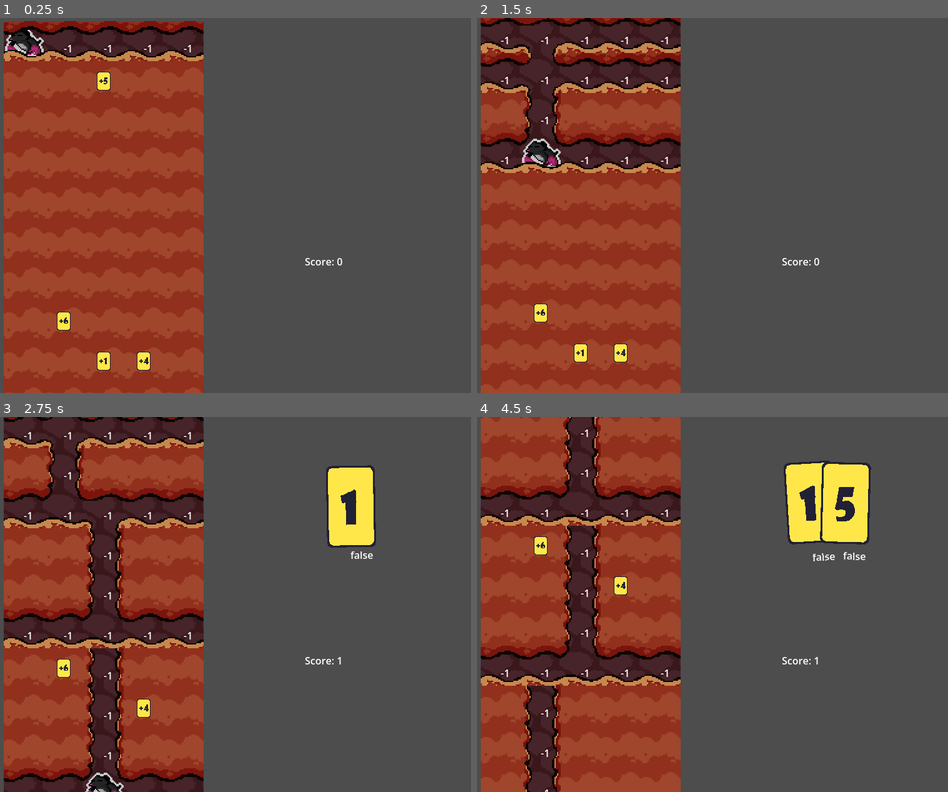
Above: before the commit, frames 1-4 (two rows, left to right).
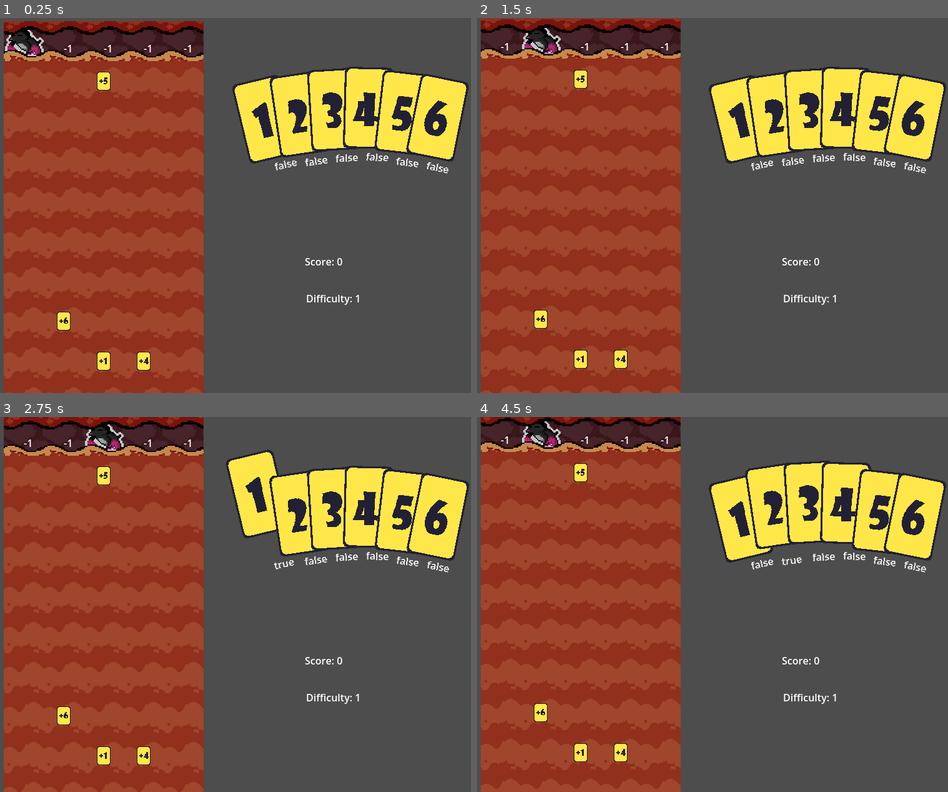
Above: after the commit, the same moments.

Repository: DogeMastr/GMTK2026
Game: Godot game, scene res://Scenes/Game/Game.tscn
Two runs of this game, one before a commit and one after it. Both use one fixed random seed, a clock stepped at 60 frames per second and the inputs below.
Inputs (mouse positions are in pixels of both pictures, inside the frame that each line leads up to):
- Up to frame 1 (0.25 s): no input
- Up to frame 2 (1.5 s): move the mouse to (806, 186) at 0.52 s; hold D (player_right) 0.53-1.25 s; tap 1 (1) at 0.6 s; click (806, 186) at 0.67 s; tap 2 (2) at 0.8 s; drag from (599, 224) to (500, 36) at 1.27 s
- Up to frame 3 (2.75 s): move the mouse to (273, 522) at 2.02 s; hold D (player_right) from 2.03 s (still down); tap 3 (3) at 2.1 s; tap 4 (4) at 2.3 s
- Up to frame 4 (4.5 s): release D (player_right) at 2.75 s; drag from (830, 507) to (542, 428) at 2.77 s; move the mouse to (849, 660) at 3.52 s; hold A (player_left) 3.53-4.25 s; tap 5 (5) at 3.6 s; tap 1 (1) at 3.8 s; drag from (844, 507) to (580, 443) at 4.27 s

The runs differ from the first frame. In frame 1, 11% of the frame differs, in the area x 49-100%, y 13-77%; in frame 2, 23%; in frame 3, 29%, in the area x 0-100%, y 0-100%; in frame 4, 25%.

Commit message:
only cards now (and redealing with difficulty increase)

Diff:
--- a/Scenes/Card/hand.gd
+++ b/Scenes/Card/hand.gd
@@ -15,19 +15,23 @@
 
 # Called every frame. 'delta' is the elapsed time since the previous frame.
 func _process(delta: float) -> void:
-
 	var card_count = get_children().size()
 	for i in range(card_count):
 		# 0 is the center
 		# with two cards, -0.5, 0.5
 		# with three cards -1, 0, 1
 		# with four cards -1.5, -0.5, 0.5, 1.5
-
 		var x_pos = (-float(card_count)/2) + i + 0.3
-
 		get_child(i).rotation = deg_to_rad(x_pos * 5)
 		get_child(i).set_target_position(x_pos * 50, abs(x_pos) * 7)
 
+	if card_count == 0:
+		deal_hand()
+
+func deal_hand():
+	for i in range(6):
+		add_card(i+1)
+	EventBus.difficulty += 1
 
 func remap_range(value: float, InputA: float, InputB: float, OutputA: float, OutputB: float):
 	return(value - InputA) / (InputB - InputA) * (OutputB - OutputA) + OutputA
--- a/Scenes/Game/Game.tscn
+++ b/Scenes/Game/Game.tscn
@@ -8,6 +8,13 @@
 layout_mode = 3
 anchors_preset = 0
 script = ExtResource("1_rdw05")
+
+[node name="DiffLabel" type="Label" parent="." unique_id=905479938]
+layout_mode = 0
+offset_left = 536.0
+offset_top = 437.0
+offset_right = 576.0
+offset_bottom = 460.0
 
 [node name="ScoreLabel" type="Label" parent="." unique_id=1413144953]
 layout_mode = 0
--- a/Scenes/Game/game.gd
+++ b/Scenes/Game/game.gd
@@ -10,14 +10,13 @@
 var ideal_headroom = EventBus.tile_width*2.5
 
 # this value increases as the game progresses, controls the scale of the random tile generations
-var difficulty = 0
 
 
 # Called when the node enters the scene tree for the first time.
 func _ready() -> void:
 	for j in range(height):
 		for i in range(width):
-			$TileGrid.add_child(generate_tile(i, j, difficulty))
+			$TileGrid.add_child(generate_tile(i, j, EventBus.difficulty))
 			pass
 		pass
 	pass # Replace with function body.
@@ -30,10 +29,12 @@
 		generate_row()
 	pass
 	$ScoreLabel.text = "Score: " + str(EventBus.score)
+	$DiffLabel.text = "Difficulty: " + str(EventBus.difficulty)
+
 
 func generate_row():
 	for i in range(width):
-		$TileGrid.add_child(generate_tile(i, height, difficulty))
+		$TileGrid.add_child(generate_tile(i, height, EventBus.difficulty))
 	height += 1
 	pass
 
--- a/Scenes/Mole/mole.gd
+++ b/Scenes/Mole/mole.gd
@@ -24,20 +24,20 @@
 			position.x += EventBus.tile_width
 			x_pos += 1
 
-	if Input.is_action_just_pressed("player_down"):
-		move_mole_down(1)
-
-	#No card player movement
-	if Input.is_action_just_pressed("1"):
-		move_mole_down(1)
-	if Input.is_action_just_pressed("2"):
-		move_mole_down(2)
-	if Input.is_action_just_pressed("3"):
-		move_mole_down(3)
-	if Input.is_action_just_pressed("4"):
-		move_mole_down(4)
-	if Input.is_action_just_pressed("5"):
-		move_mole_down(5)
+	#if Input.is_action_just_pressed("player_down"):
+		#move_mole_down(1)
+	#
+	##No card player movement
+	#if Input.is_action_just_pressed("1"):
+		#move_mole_down(1)
+	#if Input.is_action_just_pressed("2"):
+		#move_mole_down(2)
+	#if Input.is_action_just_pressed("3"):
+		#move_mole_down(3)
+	#if Input.is_action_just_pressed("4"):
+		#move_mole_down(4)
+	#if Input.is_action_just_pressed("5"):
+		#move_mole_down(5)
 	pass
 
 	if currently_digging:
--- a/Scripts/EventBus.gd
+++ b/Scripts/EventBus.gd
@@ -11,6 +11,8 @@
 var current_row = []
 
 signal add_card(data: int)
+
+var difficulty = 0
 
 func get_tile(x, y):
 	# this is the most inefficient search i could think of youre welcome :3
Not shown, added: Assets/Art/moleNew.png.import
